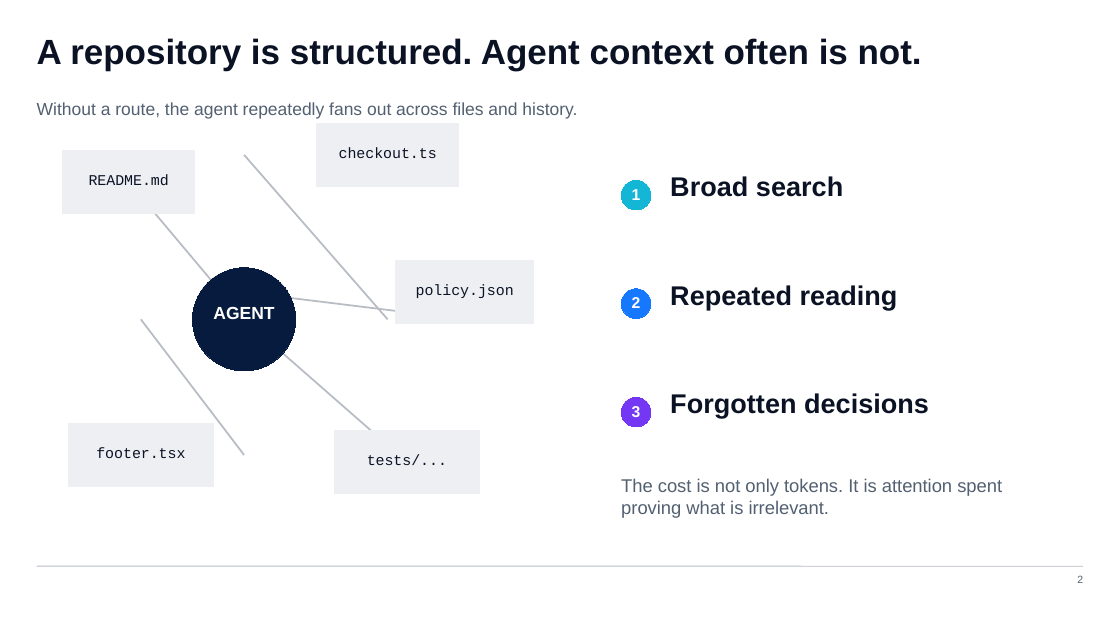
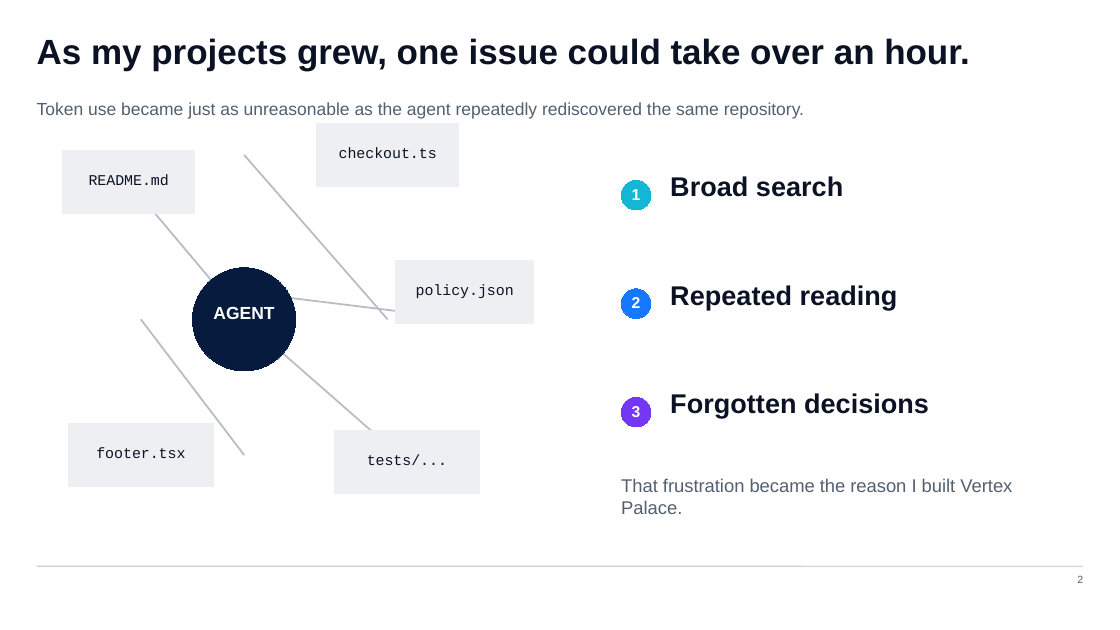
Before and after one commit to lohchanhin/vertex-palace, a slide deck: slide 2 of outputs/vertex-palace-build-week-demo.pptx. Drawn at 1120x630 pixels with LibreOffice and Linux fonts; fonts in the diff are those of the drawing. Boxes give left, top, right and bottom in pixels: in the first picture for what was removed or moved away, otherwise in the second. Text is boxed around its words. In the diff, an @@ line names an element or a change of style, - is before the commit and + after.

```diff
--- a/outputs/vertex-palace-build-week-demo.pptx
+++ b/outputs/vertex-palace-build-week-demo.pptx
@@ text at [37, 38, 969, 71]: text changed @@
-A repository is structured. Agent context often is not.
+As my projects grew, one issue could take over an hour.
@@ text at [37, 102, 804, 119]: text changed @@
-Without a route, the agent repeatedly fans out across files and history.
+Token use became just as unreasonable as the agent repeatedly rediscovered the same repository.
@@ text at [621, 478, 1012, 514]: text changed @@
-The cost is not only tokens. It is attention spent proving what is irrelevant.
+That frustration became the reason I built Vertex Palace.
```
Also in this commit, not shown: 1 other slide changed, 1 other file.
